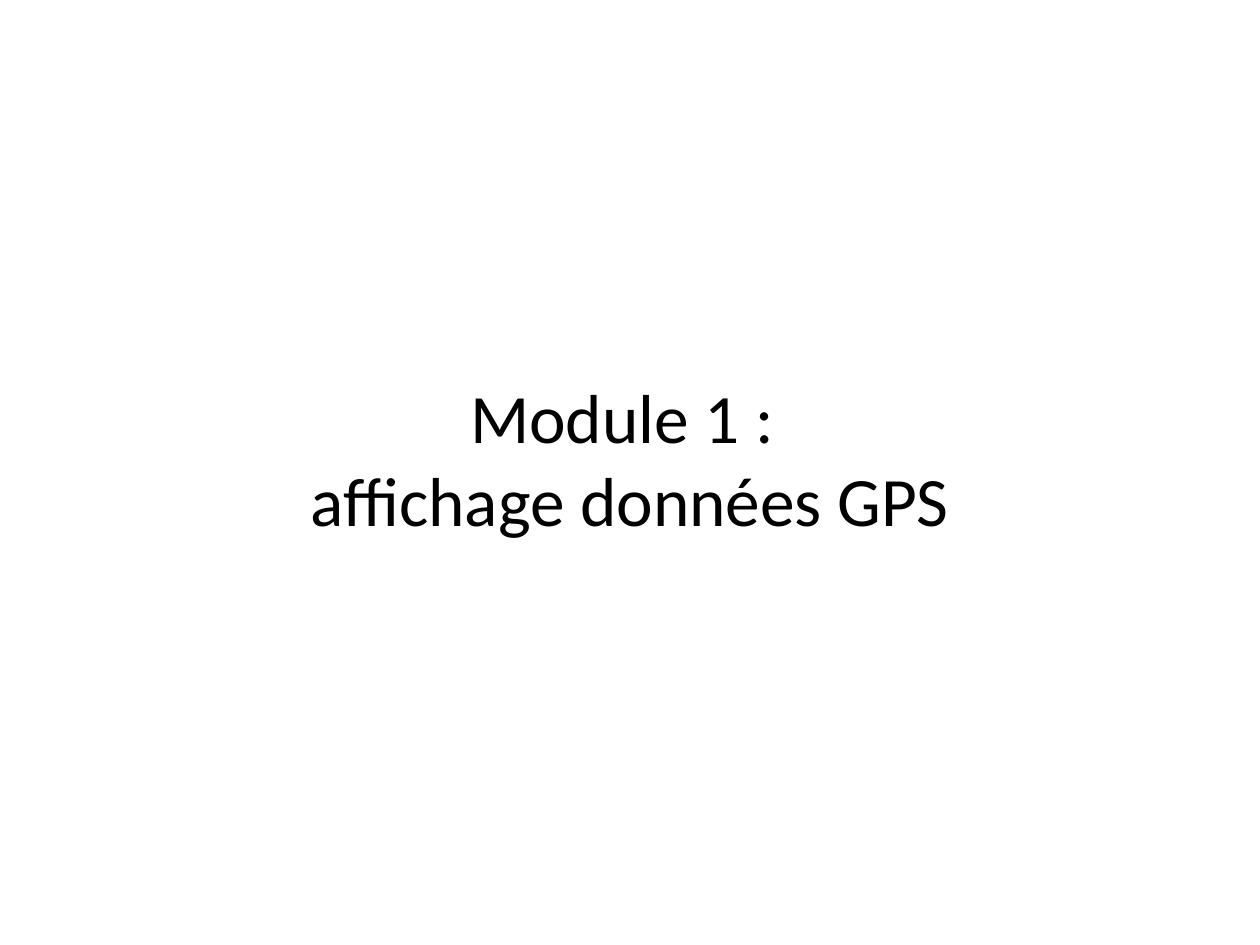
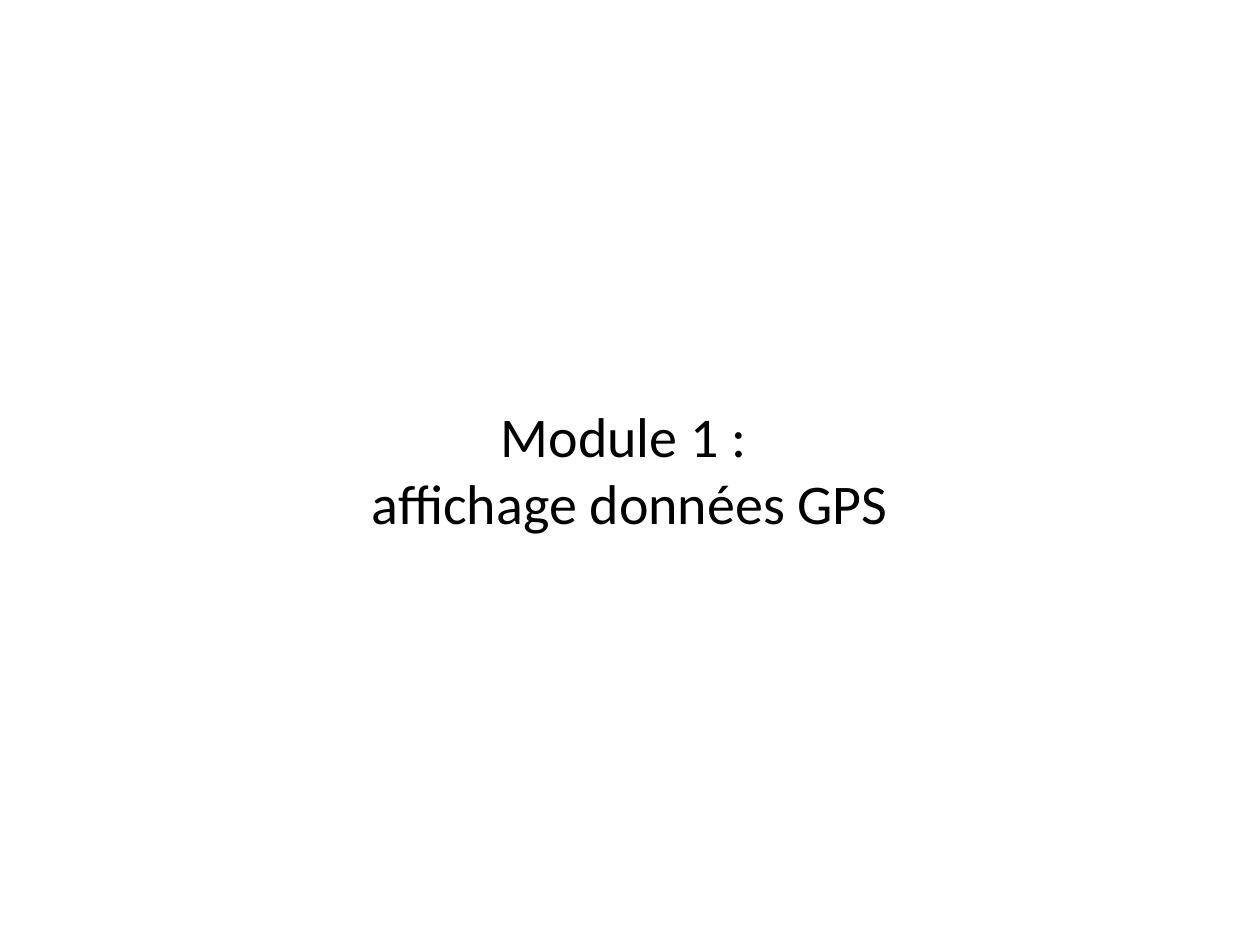
Before and after one commit to ADX-S17/BlindSailor, a slide deck: slide 4 of BlindSailor_Specification.pptx (slide 3 before the commit). Drawn at 1260x945 pixels with LibreOffice and Linux fonts; fonts in the diff are those of the drawing. Boxes give left, top, right and bottom in pixels: in the first picture for what was removed or moved away, otherwise in the second. Text is boxed around its words. In the diff, an @@ line names an element or a change of style, - is before the commit and + after.

```diff
--- a/BlindSailor_Specification.pptx
+++ b/BlindSailor_Specification.pptx
@@ text "Module 1 : affichage données ..." moved from (x1=311, y1=395, x2=948, y2=538) to (x1=372, y1=418, x2=888, y2=534) @@
@@ text "Module 1 : affichage données ..." at (x1=372, y1=418, x2=888, y2=534): size 39.6 to 32 pt @@
```
Also in this commit, not shown: 14 other slides changed, 1 slide added.
